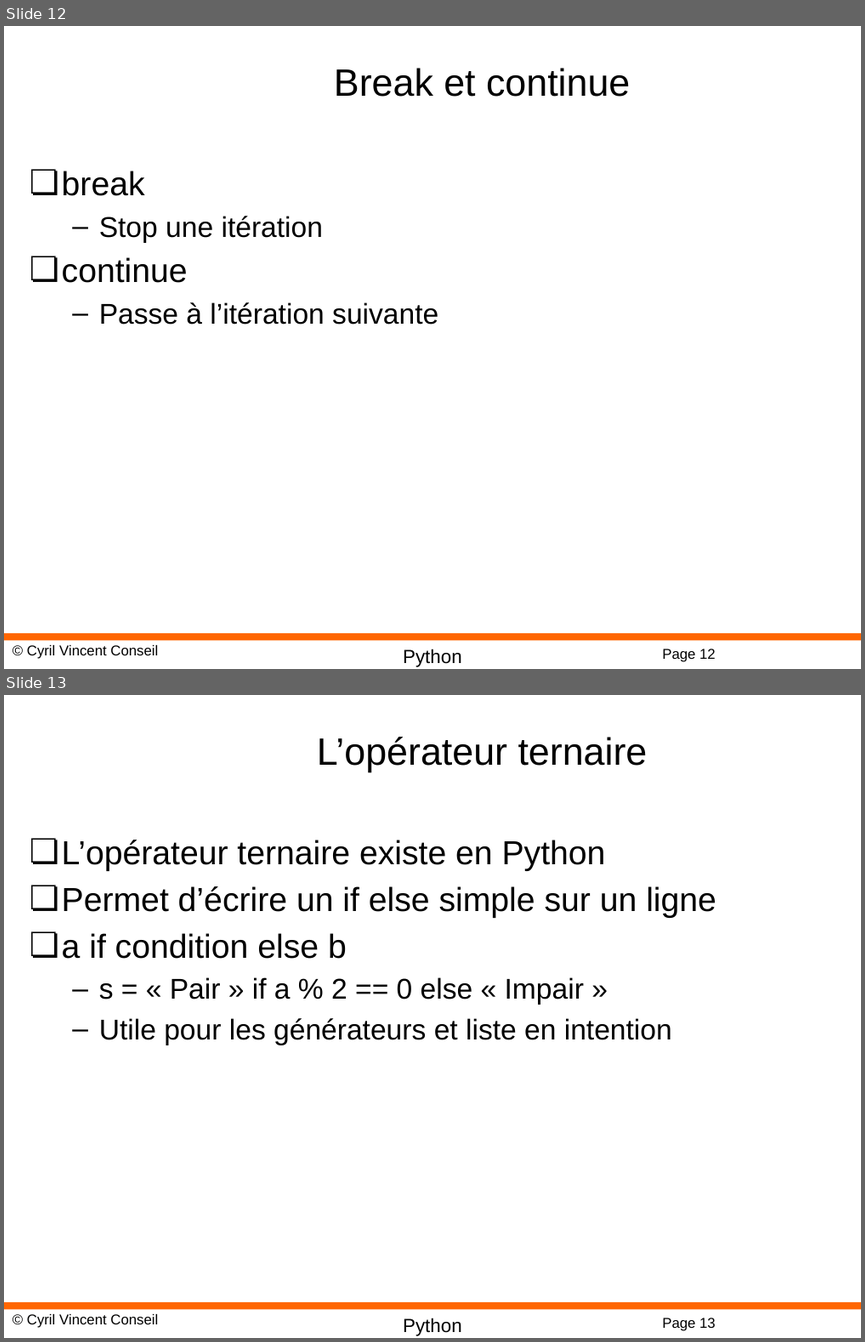
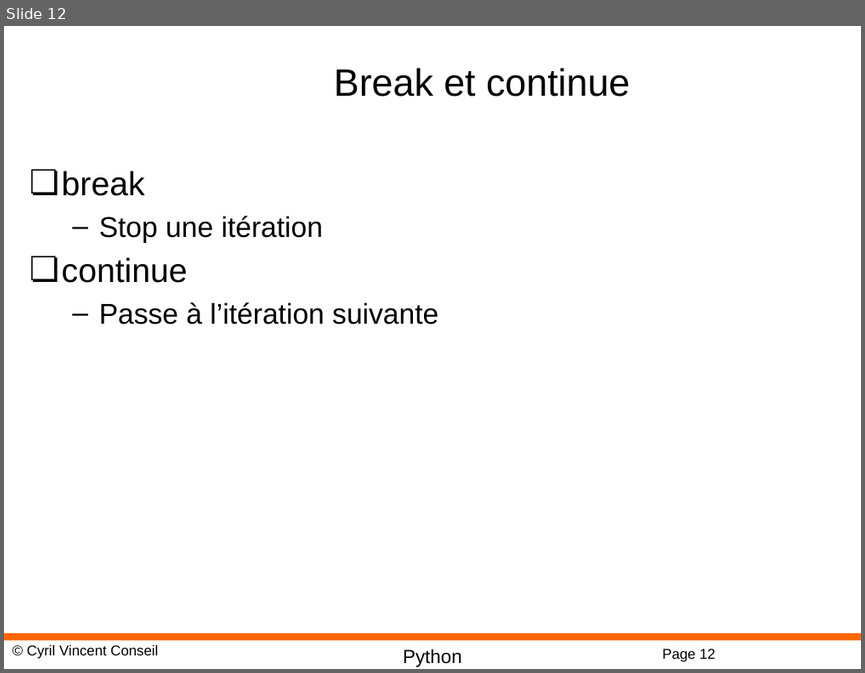
Before and after one commit to cyrilvincent/python, a slide deck: ppt/Python03-Structures.pptx. Shown one above the other, each under a label of ours: slides 12 and 13 before the commit, slide 12 after it. The pictures are 865x1342 and 865x673 pixels, drawn with LibreOffice and Linux fonts; fonts in the diff are those of the drawing; background and template pictures are left out. Boxes give left, top, right and bottom in pixels: in the first picture for what was removed or moved away, otherwise in the second. Text is boxed around its words. In the diff, an @@ line names an element or a change of style, - is before the commit and + after.

```diff
--- a/ppt/Python03-Structures.pptx
+++ b/ppt/Python03-Structures.pptx
@@ slide 13 removed at bbox=[4, 695, 861, 1338], background #FFFFFF; not listed: 4 template elements that a slide beside it also shows @@
@@ title removed at bbox=[317, 737, 647, 772] @@
-L’opérateur ternaire
@@ text removed at bbox=[62, 839, 716, 1045] @@
-❏ L’opérateur ternaire existe en Python
-❏ Permet d’écrire un if else simple sur un ligne
-❏ a if condition else b
-  – s = « Pair » if a % 2 == 0 else « Impair »
-  – Utile pour les générateurs et liste en intention
```
Also in this commit, not shown: 2 other files.
